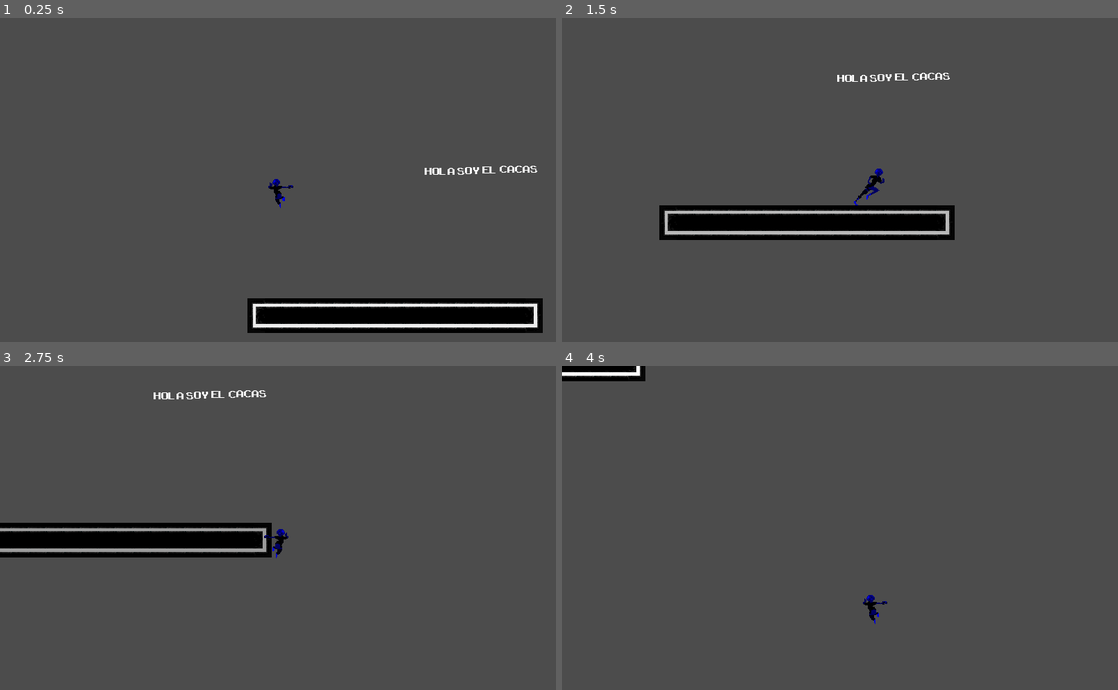
Above: before the commit, frames 1-4 (two rows, left to right).
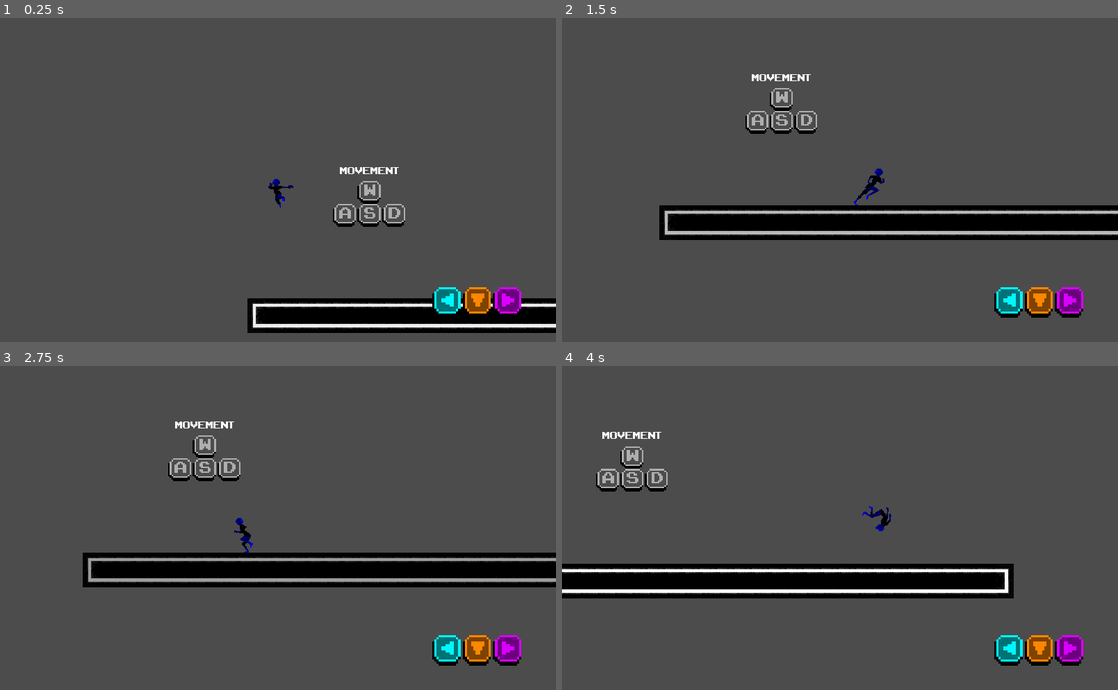
Above: after the commit, the same moments.

Repository: ivancdlarrain/olaGames
Game: Godot game, scene res://scenes/Tutorials/Tutorial 1.tscn
The game is run twice, just before and just after one commit, with the same random seed, the same clock (stepped at 60 frames per second) and the same inputs. This scene is started directly instead of the project's main scene.
Inputs:
- Up to frame 1 (0.25 s): no input
- Up to frame 2 (1.5 s): hold Space (special) 0.53-1.28 s; hold D (WASD_right) from 0.53 s (still down); tap W (WASD_up) at 0.77 s; tap Space (special) at 1.35 s
- Up to frame 3 (2.75 s): tap W (WASD_up) at 1.52 s; release D (WASD_right) at 2.03 s; hold A (WASD_left) from 2.03 s (still down); hold Space (special) from 2.03 s (still down)
- Up to frame 4 (4 s): release A (WASD_left) at 2.78 s; release Space (special) at 2.78 s; hold D (WASD_right) from 2.78 s (still down); tap Space (special) at 2.85 s; tap W (WASD_up) at 3.02, 3.77 s; hold Space (special) from 3.53 s (still down)

The runs differ from the first frame. In frame 1, 2.4% of the frame differs, in the area x 59-100%, y 45-98%; in frame 2, 5.4%; in frame 3, 15%, in the area x 0-100%, y 7-93%; in frame 4, 11%.

Commit message:
tutorial tests

Diff:
--- a/assets/Player.tscn
+++ b/assets/Player.tscn
@@ -141,7 +141,7 @@
 
 [node name="Sprite" type="Sprite" parent="."]
 scale = Vector2( 1.336, 1.336 )
-texture = ExtResource( 7 )
+texture = ExtResource( 1 )
 
 [node name="PlayerState" type="Node" parent="."]
 script = ExtResource( 3 )
--- a/scenes/Tutorials/Tutorial 1.tscn
+++ b/scenes/Tutorials/Tutorial 1.tscn
@@ -1,9 +1,10 @@
-[gd_scene load_steps=7 format=2]
+[gd_scene load_steps=8 format=2]
 
 [ext_resource path="res://scenes/TileMap.tscn" type="PackedScene" id=1]
 [ext_resource path="res://assets/Player.tscn" type="PackedScene" id=2]
 [ext_resource path="res://fonts/ARCADECLASSIC.TTF" type="DynamicFontData" id=3]
-[ext_resource path="res://scripts/textscripts/RichTextLabel.gd" type="Script" id=4]
+[ext_resource path="res://assets/sprites/hud/keys.png" type="Texture" id=4]
+[ext_resource path="res://assets/sprites/hud/keys2.png" type="Texture" id=5]
 
 [sub_resource type="RectangleShape2D" id=1]
 extents = Vector2( 13.427, 176.289 )
@@ -19,37 +20,46 @@
 [node name="White" parent="." instance=ExtResource( 1 )]
 collision_layer = 7
 collision_mask = 7
-tile_data = PoolIntArray( 655364, 0, 0, 655365, 0, 1, 655366 …(161 unchanged characters)…  655378, 0, 1, 655379, 0, 1, 655380, 0, 2, 720900, 0, 131072, 720901, 0, 131073, 720902, 0, 131073, 720903, 0, 131073, 720904, 0, 131073, 720905, 0, 131073, 720906, 0, 131073, 720907, 0, 131073, 720908, 0, 131073, 720909, 0, 131073, 720910, 0, 131073, 720911, 0, 131073, 720912, 0, 131073, 720913, 0, 131073, 720914, 0, 131073, 720915, 0, 131073, 720916, 0, 131074 )
+tile_data = PoolIntArray( 655364, 0, 0, 655365, 0, 1, 655366 …(161 unchanged characters)…  655378, 0, 1, 655379, 0, 1, 655380, 0, 1, 655381, 0, 1, 655382, 0, 1, 655383, 0, 1, 655384, 0, 1, 655385, 0, 1, 655386, 0, 1, 655387, 0, 1, 655388, 0, 1, 655389, 0, 1, 655390, 0, 1, 655391, 0, 1, 655392, 0, 2, 720900, 0, 131072, 720901, 0, 131073, 720902, 0, 131073, 720903, 0, 131073, 720904, 0, 131073, 720905, 0, 131073, 720906, 0, 131073, 720907, 0, 131073, 720908, 0, 131073, 720909, 0, 131073, 720910, 0, 131073, 720911, 0, 131073, 720912, 0, 131073, 720913, 0, 131073, 720914, 0, 131073, 720915, 0, 131073, 720916, 0, 131073, 720917, 0, 131073, 720918, 0, 131073, 720919, 0, 131073, 720920, 0, 131073, 720921, 0, 131073, 720922, 0, 131073, 720923, 0, 131073, 720924, 0, 131073, 720925, 0, 131073, 720926, 0, 131073, 720927, 0, 131073, 720928, 0, 131074 )
 
 [node name="Blue" parent="." instance=ExtResource( 1 )]
 
 [node name="Purple" parent="." instance=ExtResource( 1 )]
 
+[node name="Sprite" type="Sprite" parent="."]
+modulate = Color( 0.686275, 0.686275, 0.686275, 1 )
+position = Vector2( 351.001, 145 )
+scale = Vector2( 3, 3 )
+texture = ExtResource( 4 )
+
 [node name="Player" parent="." instance=ExtResource( 2 )]
 position = Vector2( 183.283, 93.3081 )
 
 [node name="Area2D" type="Area2D" parent="."]
-position = Vector2( 449.503, 368.777 )
+position = Vector2( 825.504, 392.777 )
 
 [node name="CollisionShape2D" type="CollisionShape2D" parent="Area2D"]
 position = Vector2( -79.8407, -229.045 )
 shape = SubResource( 1 )
 
 [node name="RichTextLabel" type="RichTextLabel" parent="."]
-margin_left = 450.0
+margin_left = 297.0
 margin_top = 70.0
-margin_right = 681.0
-margin_bottom = 191.0
+margin_right = 472.0
+margin_bottom = 120.0
 rect_clip_content = false
 custom_fonts/normal_font = SubResource( 2 )
 bbcode_enabled = true
-bbcode_text = "[wave] hola soy el cacas "
-tab_size = 5
-text = " hola soy el cacas "
-script = ExtResource( 4 )
+tab_size = 0
+text = "Movement"
 __meta__ = {
 "_edit_use_anchors_": false
 }
 
-[node name="Tween" type="Tween" parent="RichTextLabel"]
+[node name="CanvasLayer" type="CanvasLayer" parent="."]
+
+[node name="Sprite" type="Sprite" parent="CanvasLayer"]
+position = Vector2( 879.954, 525.721 )
+scale = Vector2( 4, 4 )
+texture = ExtResource( 5 )
 [connection signal="body_entered" from="Area2D" to="RichTextLabel" method="_on_Area2D_body_entered"]
--- a/scripts/textscripts/RichTextLabel.gd
+++ b/scripts/textscripts/RichTextLabel.gd
@@ -1,10 +1,9 @@
 extends RichTextLabel
 
 func _ready():
-	pass
+	modulate.a = 0
 
 
 func _on_Area2D_body_entered(body):
 	print("entered")
-	$Tween.interpolate_property(self, "modulate:a", 0 , 255, 2.0, Tween.TRANS_SINE, Tween.EASE_IN)
-	print(modulate.a)
+	modulate.a = 255
Not shown: 5 places in assets/Player.tscn that only renumber resources
Binary file added: assets/sprites/hud/keys.png
Not shown, added: assets/sprites/hud/keys.png.import
Binary file added: assets/sprites/hud/keys2.png
Not shown, added: assets/sprites/hud/keys2.png.import
